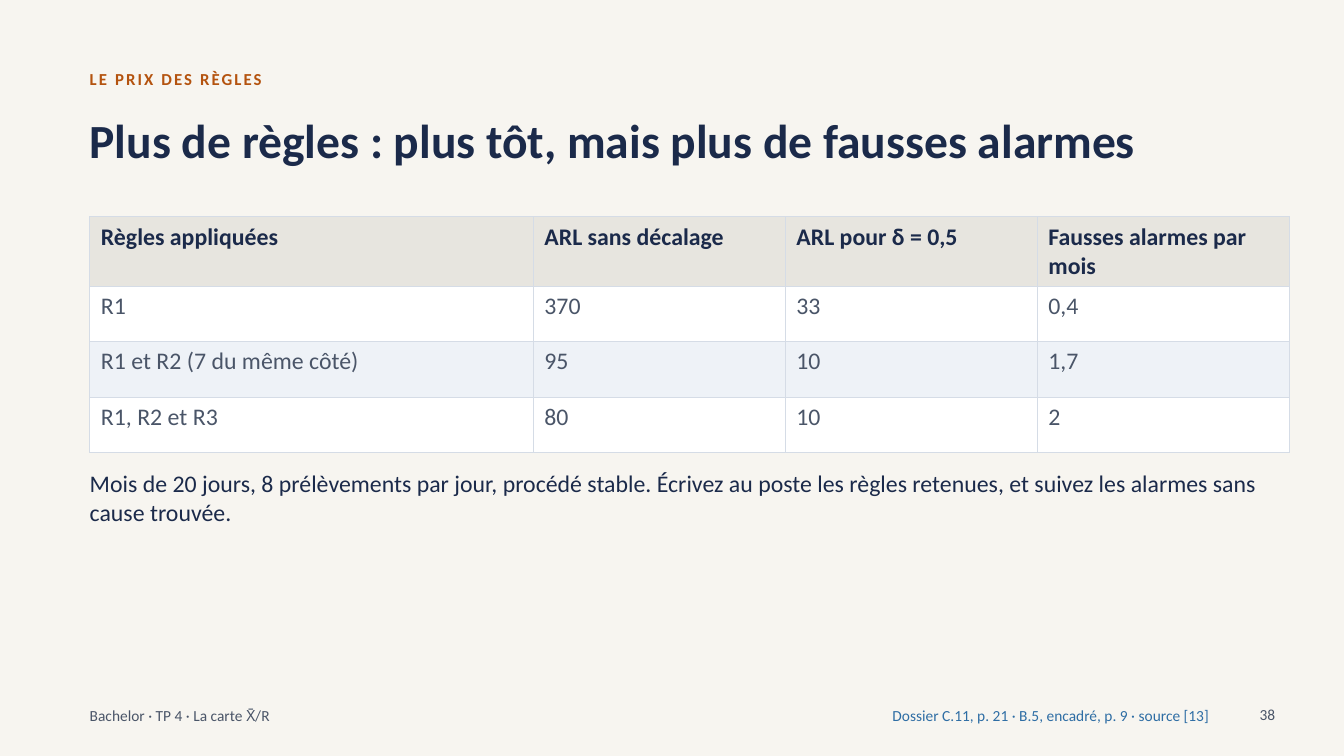
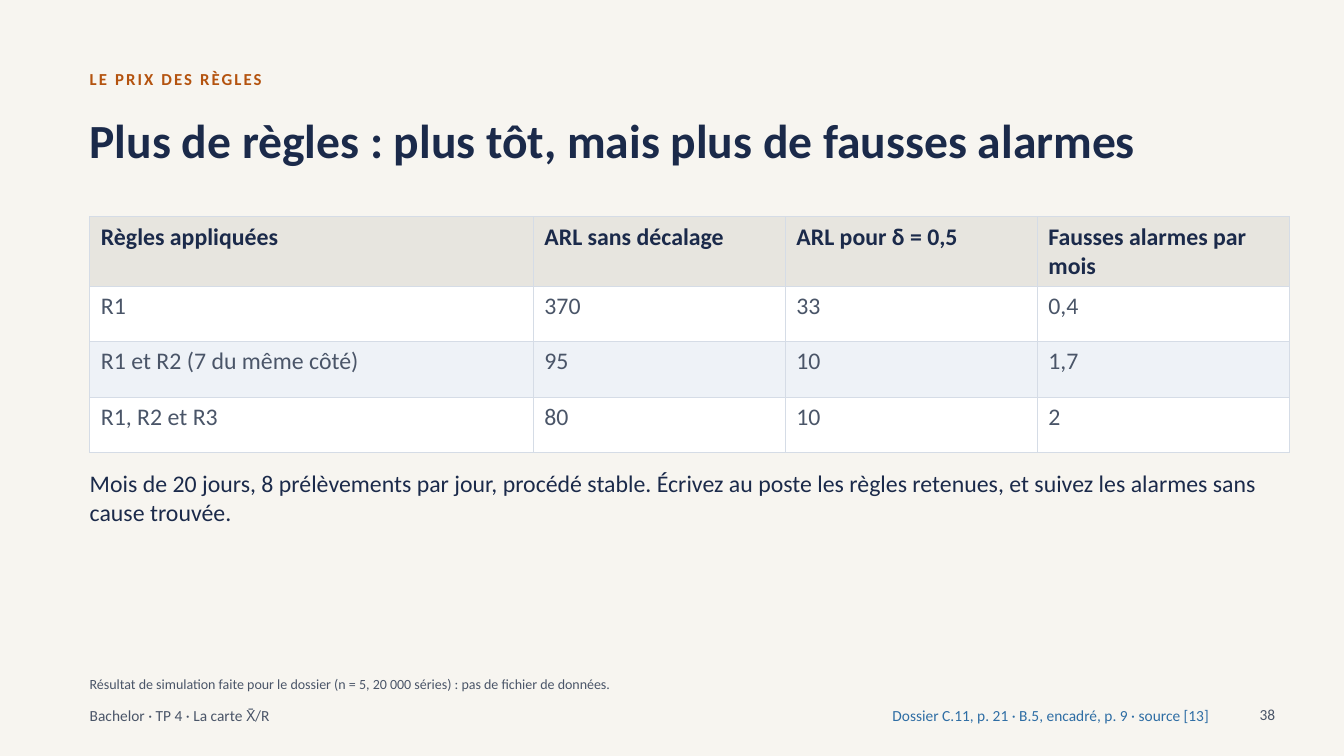
Before and after one commit to sjaubert/000_OI, a slide deck: slide 38 of SPC/Capabilite_SPC_Bachelor.pptx. Drawn at 1344x756 pixels with LibreOffice and Linux fonts; fonts in the diff are those of the drawing. Boxes give left, top, right and bottom in pixels: in the first picture for what was removed or moved away, otherwise in the second. Text is boxed around its words. In the diff, an @@ line names an element or a change of style, - is before the commit and + after.

```diff
--- a/SPC/Capabilite_SPC_Bachelor.pptx
+++ b/SPC/Capabilite_SPC_Bachelor.pptx
@@ text added at (x1=90, y1=679, x2=610, y2=692), 10 pt, text #4A5568 @@
+Résultat de simulation faite pour le dossier (n = 5, 20 000 séries) : pas de fichier de données.
```
Also in this commit, not shown: 23 other slides changed.
